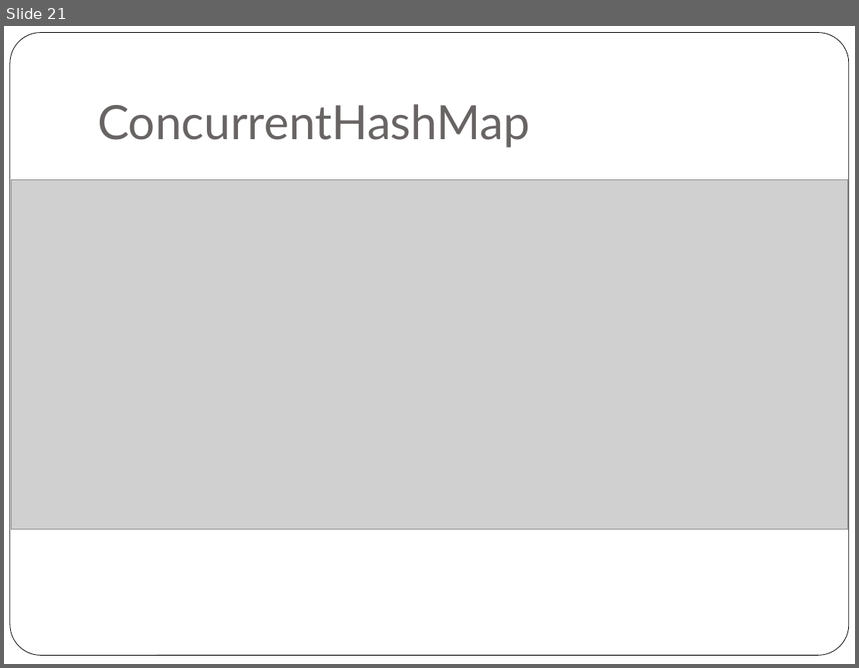
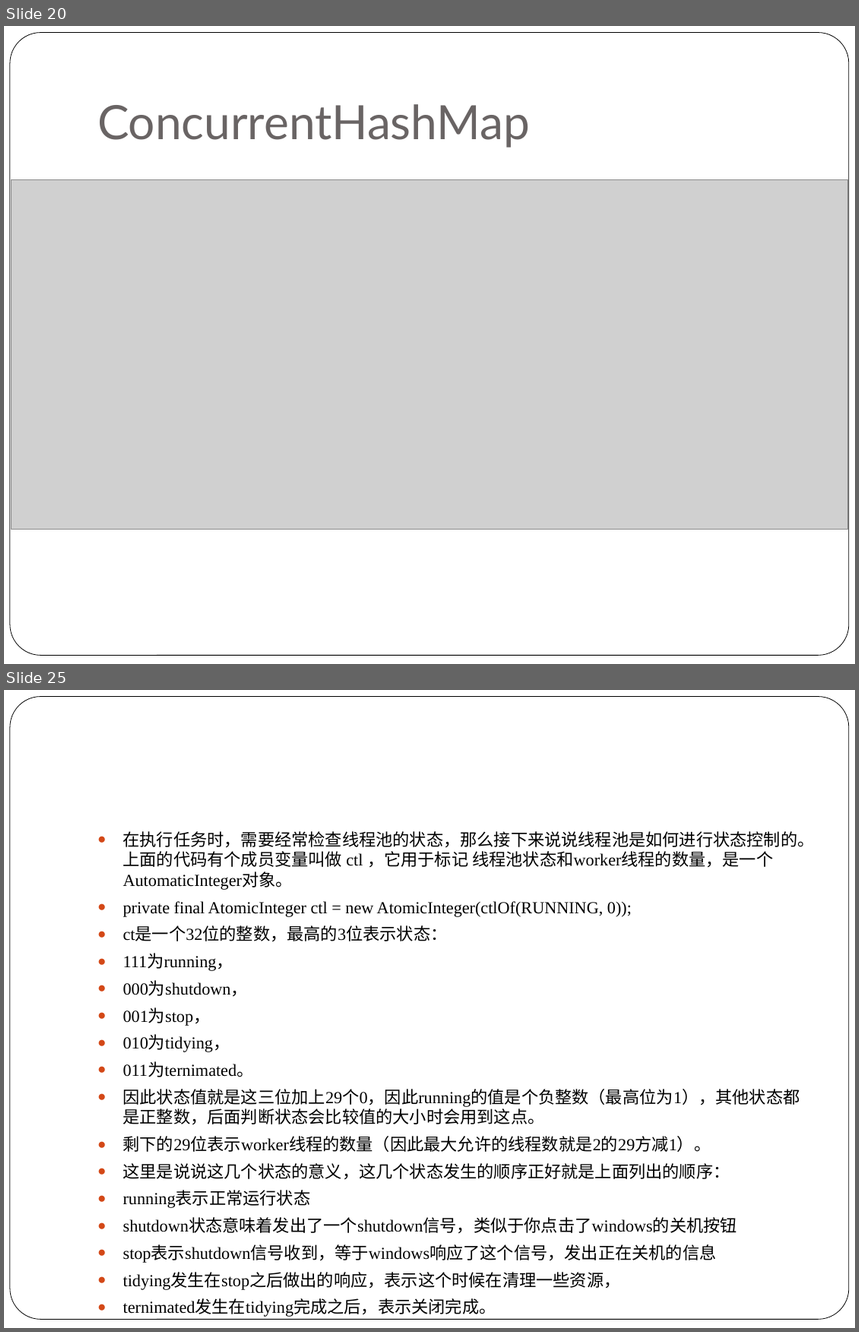
Before and after one commit to NickyQian/Practice, a slide deck: Document/Java Concurrency.pptx. Shown one above the other, each under a label of ours: slide 21 before the commit, slides 20 and 25 after it; the slides between them are not shown. The pictures are 859x668 and 859x1332 pixels, drawn with LibreOffice and Linux fonts; fonts in the diff are those of the drawing; grey boxes stand for pictures. Boxes give left, top, right and bottom in pixels: in the first picture for what was removed or moved away, otherwise in the second. Text is boxed around its words. In the diff, an @@ line names an element or a change of style, - is before the commit and + after.

```diff
--- a/Document/Java Concurrency.pptx
+++ b/Document/Java Concurrency.pptx
@@ slide 25 added at bbox=[4, 690, 855, 1328], background #FFFFFF; not listed: 1 template element that a slide beside it also shows @@
@@ text added at bbox=[123, 831, 815, 1263], 14.3 pt, text #000000 @@
+● 在执行任务时，需要经常检查线程池的状态，那么接下来说说线程池是如何进行状态控制的。上面的代码有个成员变量叫做 ctl ，它用于标记 线程池状态和worker线程的数量，是一个AutomaticInteger对象。
+● private final AtomicInteger ctl = new AtomicInteger(ctlOf(RUNNING, 0));
+● ct是一个32位的整数，最高的3位表示状态：
+● 111为running，
+● 000为shutdown，
+● 001为stop，
+● 010为tidying，
+● 011为ternimated。
+● 因此状态值就是这三位加上29个0，因此running的值是个负整数（最高位为1），其他状态都是正整数，后面判断状态会比较值的大小时会用到这点。
+● 剩下的29位表示worker线程的数量（因此最大允许的线程数就是2的29方减1）。
+● 这里是说说这几个状态的意义，这几个状态发生的顺序正好就是上面列出的顺序：
+● running表示正常运行状态
+● shutdown状态意味着发出了一个shutdown信号，类似于你点击了windows的关机按钮
+● stop表示shutdown信号收到，等于windows响应了这个信号，发出正在关机的信息
+● tidying发生在stop之后做出的响应，表示这个时候在清理一些资源，
+● ternimated发生在tidying完成之后，表示关闭完成。
@@ what was slide 21 is now slide 20 @@
```
Also in this commit, not shown: 9 slides changed, 10 other slides added, 2 slides removed.
